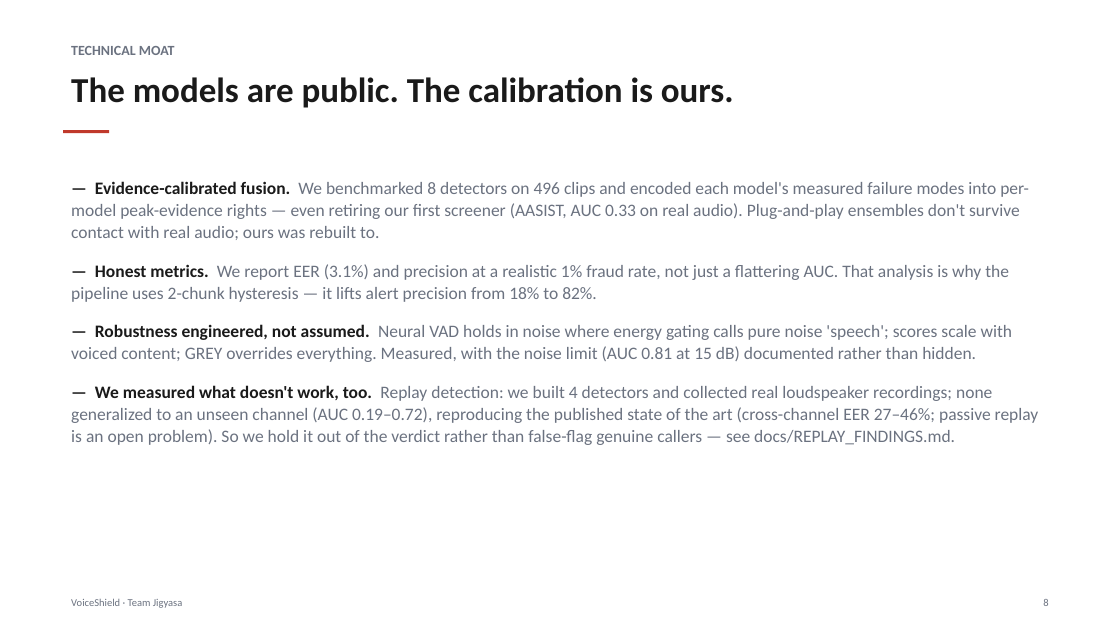
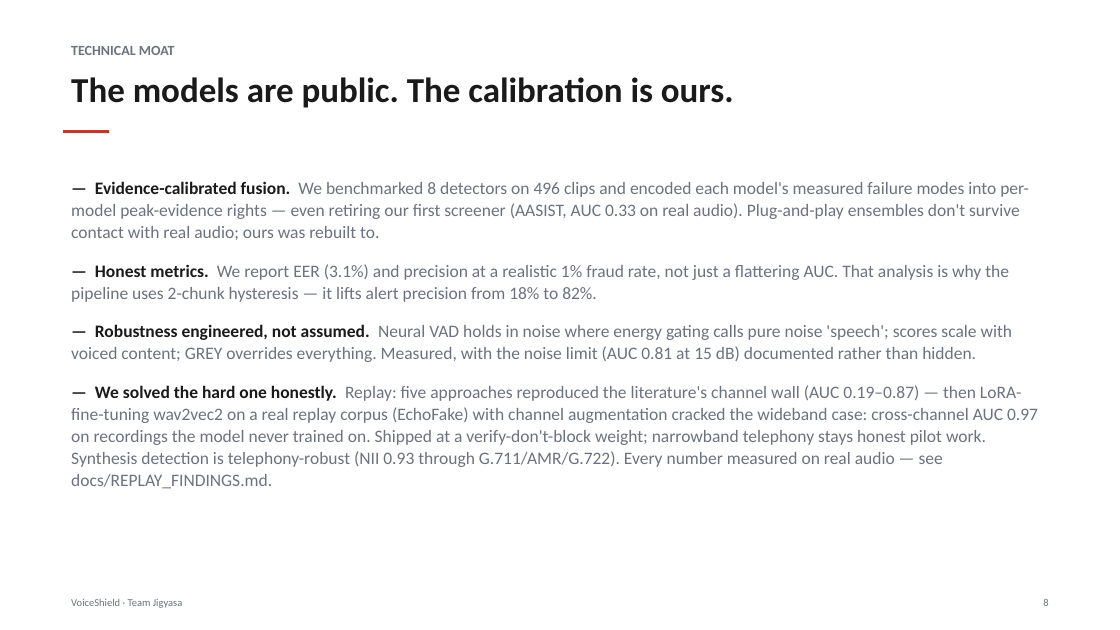
Before and after one commit to serqeta/Jigyasa, a slide deck: slide 8 of docs/presentation/VoiceShield_Jigyasa_UCOPSB.pptx. Drawn at 1120x630 pixels with LibreOffice and Linux fonts; fonts in the diff are those of the drawing. Boxes give left, top, right and bottom in pixels: in the first picture for what was removed or moved away, otherwise in the second. Text is boxed around its words. In the diff, an @@ line names an element or a change of style, - is before the commit and + after.

```diff
--- a/docs/presentation/VoiceShield_Jigyasa_UCOPSB.pptx
+++ b/docs/presentation/VoiceShield_Jigyasa_UCOPSB.pptx
@@ text at <box>71,385,1038,489</box>: text changed @@
-— We measured what doesn't work, too. Replay detection: we built 4 detectors and collected real loudspeaker recordings; none generalized to an unseen channel (AUC 0.19–0.72), reproducing the published state of the art (cross-channel EER 27–46%; passive replay is an open problem). So we hold it out of the verdict rather than false-flag genuine callers — see docs/REPLAY_FINDINGS.md.
+— We solved the hard one honestly. Replay: five approaches reproduced the literature's channel wall (AUC 0.19–0.87) — then LoRA-fine-tuning wav2vec2 on a real replay corpus (EchoFake) with channel augmentation cracked the wideband case: cross-channel AUC 0.97 on recordings the model never trained on. Shipped at a verify-don't-block weight; narrowband telephony stays honest pilot work. Synthesis detection is telephony-robust (NII 0.93 through G.711/AMR/G.722). Every number measured on real audio — see docs/REPLAY_FINDINGS.md.
```
Also in this commit, not shown: 21 other files.
